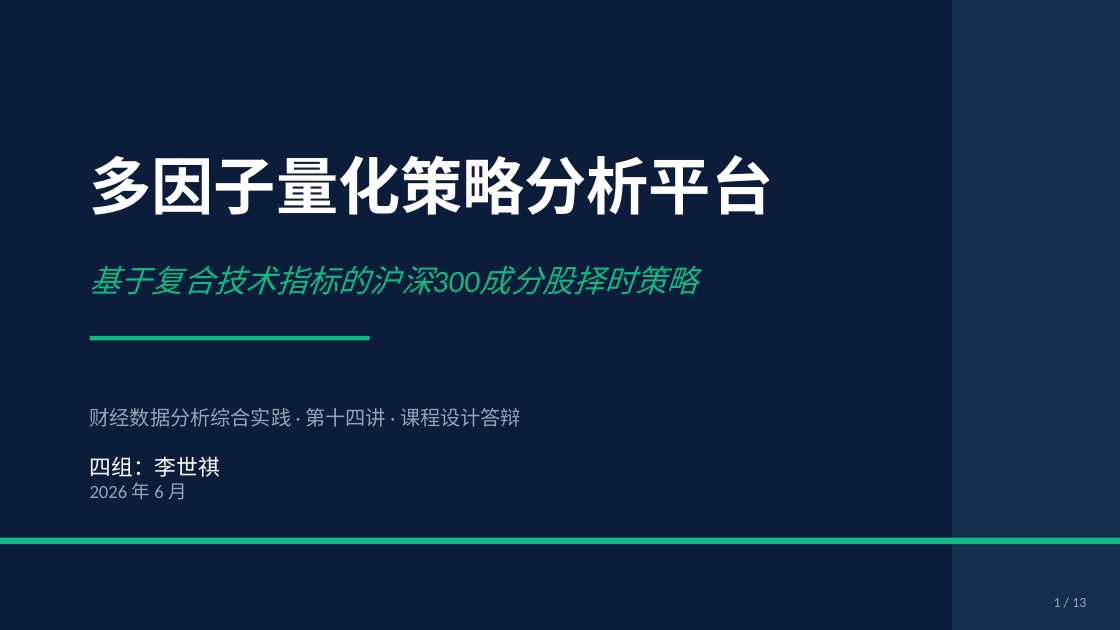
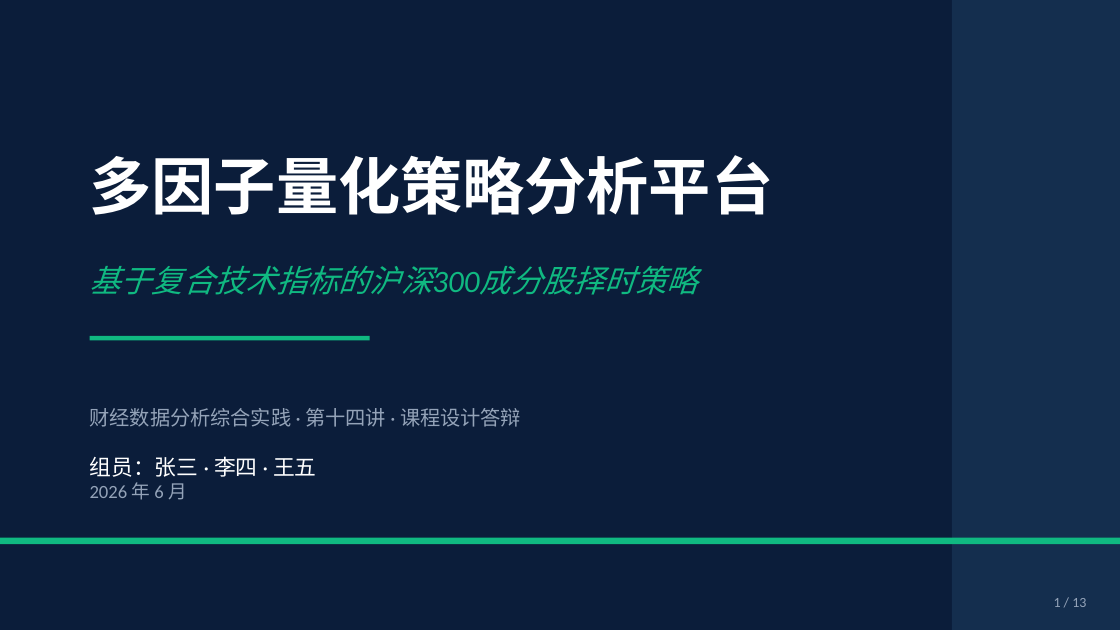
Before and after one commit to 7changecahng/quant-strategy, a slide deck: slide 1 of ppt/答辩PPT_v3.pptx. Drawn at 1120x630 pixels with LibreOffice and Linux fonts; fonts in the diff are those of the drawing. Boxes give left, top, right and bottom in pixels: in the first picture for what was removed or moved away, otherwise in the second. Text is boxed around its words. In the diff, an @@ line names an element or a change of style, - is before the commit and + after.

```diff
--- a/ppt/答辩PPT_v3.pptx
+++ b/ppt/答辩PPT_v3.pptx
@@ text at box(90, 456, 317, 477): text changed @@
-四组：李世祺
+组员：张三 · 李四 · 王五
```
Also in this commit, not shown: 3 other slides changed, 1 other file.
